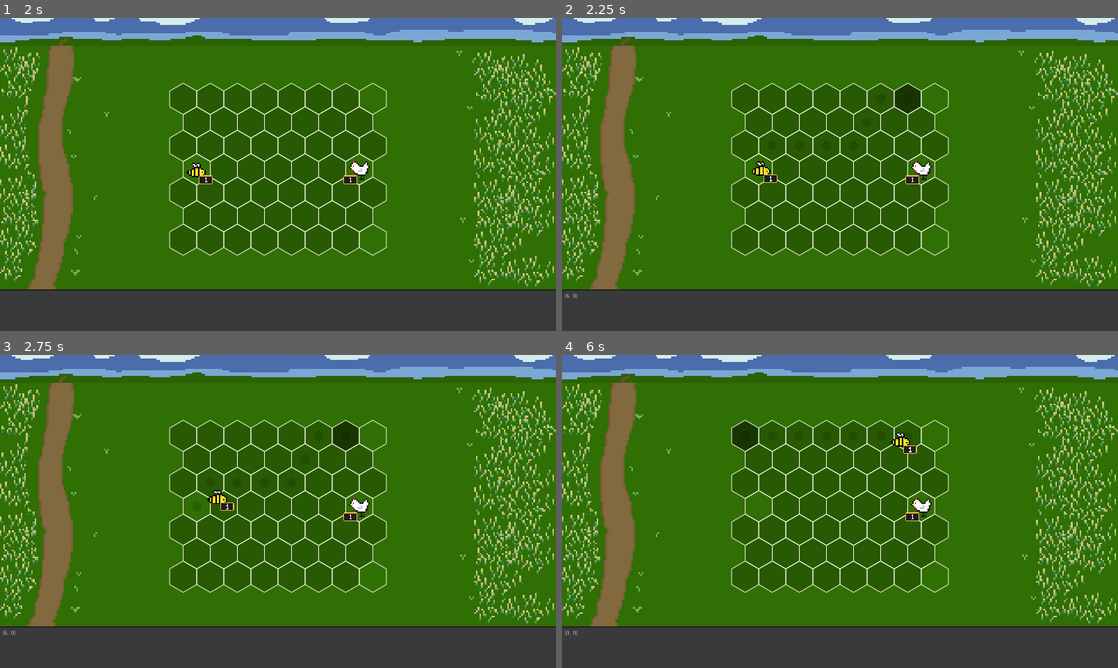
Above: before the commit, frames 1-4 (two rows, left to right).
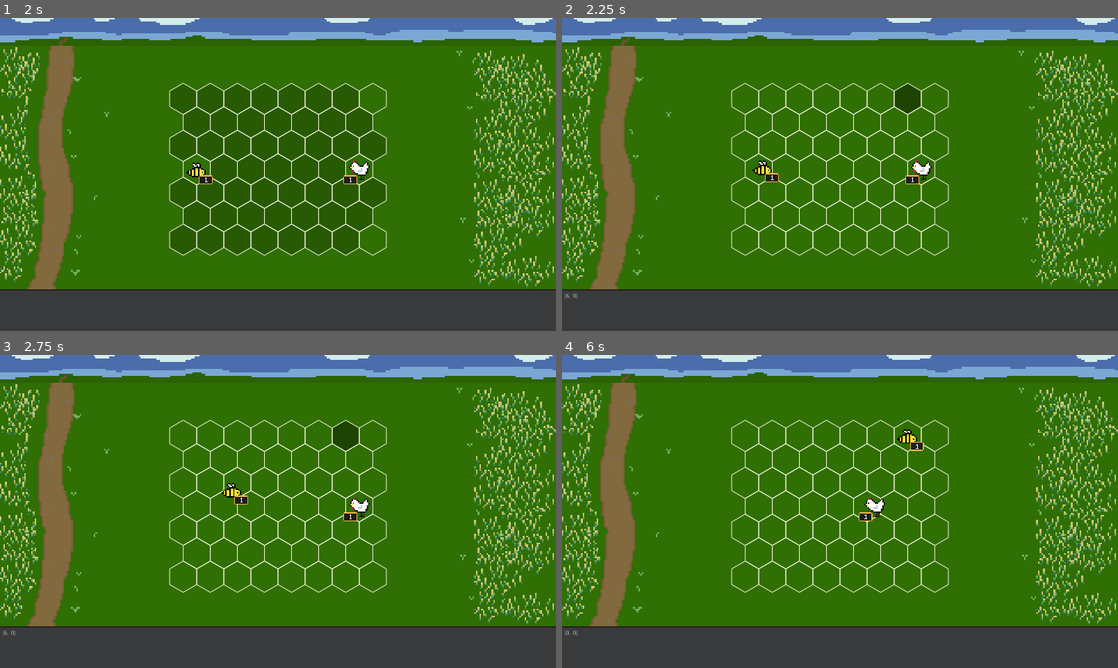
Above: after the commit, the same moments.

Repository: jerome-ceccato/HommLite
Game: Godot game, scene res://combat/CombatScene.tscn
Same seed, same stepped clock (60 frames per second), same inputs: the game is played once before the commit and once after it.
Inputs (mouse positions are in pixels of both pictures, inside the frame that each line leads up to):
- Up to frame 1 (2 s): tap Enter at 0.5 s; move the mouse to (77, 312) at 0.52 s; tap Shift at 0.6, 1.35 s; click (77, 312) at 0.67 s; tap Space at 1.25 s; move the mouse to (166, 190) at 1.27 s; click (166, 190) at 1.42 s
- Up to frame 2 (2.25 s): tap Enter at 2 s; move the mouse to (895, 105) at 2.02 s; tap Shift at 2.1 s; click (895, 105) at 2.17 s
- Up to frame 3 (2.75 s): no input
- Up to frame 4 (6 s): move the mouse to (812, 574) at 2.77 s; tap Shift every 0.75 s from 2.85 to 5.85 s; click (812, 574) at 2.92 s; move the mouse to (1006, 558) at 3.52 s; click (1006, 558) at 3.67 s; move the mouse to (673, 464) at 4.27 s; click (673, 464) at 4.42 s; move the mouse to (867, 511) at 5.02 s; click (867, 511) at 5.17 s; move the mouse to (756, 433) at 5.77 s; click (756, 433) at 5.92 s

Frame 1 is identical in both runs. In frame 2, 0.4% of the frame differs, in the area x 34-59%, y 24-53%; in frame 3, 0.6%; in frame 4, 1.2%, in the area x 30-67%, y 20-54%.

Commit message:
Proper state managment

Diff:
--- a/hommlite/combat/CombatScene.gd
+++ b/hommlite/combat/CombatScene.gd
@@ -37,13 +37,6 @@
 	for listener in [$Battle/BattleQueue]:
 		ui_events.connect("mouse_clicked", listener, "_on_UI_mouse_clicked")
 
-	for listener in [
-		$UI/CombatArea/Grid/ActiveStackMovementOverlay,
-		$UI/CombatArea/VisibleUnits,
-		$UI/CombatArea/Grid,
-		]:
-		battle_events.connect("active_stack_changed", listener, "_on_Battle_active_stack_changed")
-
 	for listener in [$UI/CombatArea]:
 		battle_events.connect("stack_moved", listener, "_on_Battle_stack_moved")
 		battle_events.connect("stack_damaged", listener, "_on_Battle_stack_damaged")
@@ -51,10 +44,13 @@
 
 	for listener in [
 		$UI/Dialogs,
+		$UI/Cursor,
 		$UI/CombatArea/Grid,
 		$UI/CombatArea/VisibleUnits,
+		$UI/CombatArea/Grid/ActionGridHover,
+		$UI/CombatArea/Grid/ActiveStackMovementOverlay,
 		]:
-		battle_events.connect("game_ended", listener, "_on_Battle_game_ended")
+		battle_events.connect("game_state_changed", listener, "_on_Battle_game_state_changed")
 
 	ui_events.connect("animation_finished", self, "_on_animation_finished")
 
--- a/hommlite/combat/CombatScene.tscn
+++ b/hommlite/combat/CombatScene.tscn
@@ -14,7 +14,7 @@
 [ext_resource path="res://combat/ui/grid/ActiveStackMovementOverlay.gd" type="Script" id=12]
 [ext_resource path="res://combat/logic/BattleGrid.gd" type="Script" id=13]
 [ext_resource path="res://combat/ui/grid/HexGrid.gd" type="Script" id=14]
-[ext_resource path="res://combat/logic/BattleState.gd" type="Script" id=15]
+[ext_resource path="res://combat/logic/BattleData.gd" type="Script" id=15]
 [ext_resource path="res://combat/logic/BattleEvents.gd" type="Script" id=16]
 [ext_resource path="res://combat/ui/UIEvents.gd" type="Script" id=17]
 [ext_resource path="res://combat/ui/CellLabel.gd" type="Script" id=18]
@@ -45,7 +45,7 @@
 [node name="BattleQueue" type="Node" parent="Battle"]
 script = ExtResource( 11 )
 
-[node name="BattleState" type="Node" parent="Battle"]
+[node name="BattleData" type="Node" parent="Battle"]
 script = ExtResource( 15 )
 
 [node name="UI" type="Node" parent="."]
--- a/hommlite/combat/logic/Battle.gd
+++ b/hommlite/combat/logic/Battle.gd
@@ -5,11 +5,17 @@
 # from a game perspective, not UI
 
 onready var events: BattleEvents = $BattleEvents
-onready var state: BattleState = $BattleState
+onready var data: BattleData = $BattleData
 onready var grid: BattleGrid = $BattleGrid
 onready var queue: BattleQueue = $BattleQueue
 
 
 func setup_battle(left: ArmyData, right: ArmyData):
-	state.setup(grid, left, right)
-	queue.setup(state, grid, events)
+	data.setup(grid, left, right)
+	queue.setup(data, grid, events)
+
+	data.connect("_battle_data_state_changed", self, "on_battle_data_state_changed")
+
+
+func on_battle_data_state_changed():
+	events.emit_signal("game_state_changed", self)
--- a/hommlite/combat/logic/BattleState.gd
+++ b/hommlite/combat/logic/BattleData.gd
@@ -1,10 +1,13 @@
-class_name BattleState
+class_name BattleData
 extends Node
+
+signal _battle_data_state_changed
 
 # Represents all the units in the battlefield
 # from a game perspective, not UI
 
 var _grid: BattleGrid
+var _events: BattleEvents
 
 # original army (data)
 var _left_army: ArmyData
@@ -13,8 +16,13 @@
 # current battle field stacks
 var _stacks: Dictionary # [BattleCoords.index: BattleStack]
 
-var combat_in_progress: bool
-var winner: bool
+enum State {
+	IN_PROGRESS,
+	WAITING_FOR_UI,
+	COMBAT_ENDED
+}
+var _state: int = State.IN_PROGRESS setget update_state, get_state
+
 
 func setup(grid: BattleGrid, left: ArmyData, right: ArmyData):
 	_grid = grid
@@ -24,7 +32,6 @@
 	var stack_id = 1
 	stack_id = _setup_stacks(left, false, stack_id)
 	stack_id = _setup_stacks(right, true, stack_id)
-	_check_winner()
 
 
 func all_stacks() -> Array:
@@ -61,6 +68,15 @@
 
 func reachable_coords(stack: BattleStack) -> Array: # [BattleCoords]
 	return _reachability(stack, stack.stack.unit.speed, null)
+
+
+func get_state():
+	return _state
+
+func update_state(new_value):
+	if _state != new_value:
+		_state = new_value
+		emit_signal("_battle_data_state_changed")
 
 
 func _reachability(source: BattleStack, distance: int, excluded: BattleCoords) -> Array:
@@ -112,16 +128,3 @@
 	var y = position + (_grid.rows - army_size) / 2
 	var x = 0 if !right else (_grid.cols - 1 if y % 2 else _grid.cols)
 	return BattleCoords.new(x, y)
-
-
-func _check_winner():
-	var stacks_count = {
-		BattleStack.Side.LEFT: 0,
-		BattleStack.Side.RIGHT: 0,
-	}
-
-	for stack in _stacks.values():
-		stacks_count[stack.side] += 1
-
-	combat_in_progress = stacks_count[BattleStack.Side.LEFT] > 0 and stacks_count[BattleStack.Side.RIGHT] > 0
-	winner = BattleStack.Side.LEFT if stacks_count[BattleStack.Side.LEFT] > 0 else BattleStack.Side.RIGHT
--- a/hommlite/combat/logic/BattleEvents.gd
+++ b/hommlite/combat/logic/BattleEvents.gd
@@ -1,14 +1,13 @@
 class_name BattleEvents
 extends Node
 
+# State update
+signal game_state_changed(battle) # Battle
+
 # UI feedback for combat loop
-signal active_stack_changed(stack) # BattleStack
 signal stack_moved(stack, movement) # BattleStack, BattleMovement
 signal stack_damaged(stack) # BattleStack
 signal stack_destroyed(stack) # BattleStack
 
-# End game
-signal game_ended(winner) # Side
-
-# general signal to resume logic when the UI is done with changes
+# General signal to resume logic when the UI is done with changes
 signal resume()
--- a/hommlite/combat/logic/BattleQueue.gd
+++ b/hommlite/combat/logic/BattleQueue.gd
@@ -3,27 +3,25 @@
 
 # Represents the turn order during the battle
 
-var _battle_state: BattleState
+var _data: BattleData
 var _grid: BattleGrid
 var _events: BattleEvents
 
 var _queue: Array # [BattleStack]
 var _q_index := 0
 
-var _event_locked = false
 
-
-func setup(battle_state: BattleState, grid: BattleGrid, events: BattleEvents):
-	_battle_state = battle_state
+func setup(battle_state: BattleData, grid: BattleGrid, events: BattleEvents):
+	_data = battle_state
 	_grid = grid
 	_events = events
 
-	_queue = _battle_state.all_stacks()
+	_queue = _data.all_stacks()
 	_queue.sort_custom(self, "sort_stacks")
 
 
 func run():
-	_events.emit_signal("active_stack_changed", _queue[_q_index])
+	_data.emit_signal("_battle_data_state_changed")
 
 
 func get_active_stack() -> BattleStack:
@@ -34,33 +32,30 @@
 	return stack.id == _queue[_q_index].id
 
 
-func _queue_lock() -> bool:
-	if _event_locked:
-		return false
-	_event_locked = true
-	return true
+func get_winner() -> bool:
+	# only relevant if the state is COMBAT_ENDED
+	return _data.all_stacks()[0].side
 
-
-func _queue_next():
-	_battle_state._check_winner()
-	if !_battle_state.combat_in_progress:
-		_events.emit_signal("game_ended", _battle_state.winner)
+func _update_state():
+	if _game_should_end():
+		_data.update_state(_data.State.COMBAT_ENDED)
 	else:
 		_q_index = _q_index + 1 if _q_index + 1 < _queue.size() else 0
-		_events.emit_signal("active_stack_changed", _queue[_q_index])
-		_event_locked = false
+		_data.update_state(_data.State.IN_PROGRESS)
 
 
 func _action_move(coords: BattleCoords):
 	var active_stack = _queue[_q_index]
-	var path = _battle_state.path_find(active_stack, coords)
+	var path = _data.path_find(active_stack, coords)
 	var movement = BattleMovement.new(path, active_stack.stack.unit.flying)
 
-	_battle_state.move_stack(active_stack, coords)
+	_data.move_stack(active_stack, coords)
+
+	_data.update_state(_data.State.WAITING_FOR_UI)
 	_events.emit_signal("stack_moved", active_stack, movement)
 	yield(_events, "resume")
 
-	_queue_next()
+	_update_state()
 
 
 func _action_attack(target: BattleStack, from: BattleCoords):
@@ -68,22 +63,27 @@
 	var previous_pos = active_stack.coordinates
 
 	if previous_pos.index != from.index:
-		var path = _battle_state.path_find(active_stack, from)
+		var path = _data.path_find(active_stack, from)
 		var movement = BattleMovement.new(path, active_stack.stack.unit.flying)
 
-		_battle_state.move_stack(active_stack, from)
+		_data.move_stack(active_stack, from)
+
+		_data.update_state(_data.State.WAITING_FOR_UI)
 		_events.emit_signal("stack_moved", active_stack, movement)
 		yield(_events, "resume")
 
-	if _battle_state.attack_stack(active_stack, target):
+	if _data.attack_stack(active_stack, target):
 		_remove_stack_from_queue(target)
+
+		_data.update_state(_data.State.WAITING_FOR_UI)
 		_events.emit_signal("stack_destroyed", target)
 		yield(_events, "resume")
 	else:
+		_data.update_state(_data.State.WAITING_FOR_UI)
 		_events.emit_signal("stack_damaged", target)
 		yield(_events, "resume")
 
-	_queue_next()
+	_update_state()
 
 
 func _remove_stack_from_queue(stack: BattleStack):
@@ -95,7 +95,7 @@
 
 
 func _on_UI_mouse_clicked(state: CursorState):
-	if !_battle_state.combat_in_progress or !_queue_lock():
+	if _data.get_state() != _data.State.IN_PROGRESS:
 		return
 
 	match state.action:
@@ -103,11 +103,22 @@
 			_action_move(state.hovered_cell_coords)
 		CursorState.Action.REACHABLE_STACK:
 			_action_attack(state.target_stack, state.hover_hex_cell.coords)
-		_:
-			_event_locked = false
 
 
 func sort_stacks(a: BattleStack, b: BattleStack) -> bool:
 	if a.stack.unit.initiative != b.stack.unit.initiative:
 		return a.stack.unit.initiative > b.stack.unit.initiative
 	return a.id < b.id
+
+
+func _game_should_end():
+	var stacks_count = {
+		BattleStack.Side.LEFT: 0,
+		BattleStack.Side.RIGHT: 0,
+	}
+
+	for stack in _data.all_stacks():
+		stacks_count[stack.side] += 1
+
+	var in_progress = stacks_count[BattleStack.Side.LEFT] > 0 and stacks_count[BattleStack.Side.RIGHT] > 0
+	return !in_progress
--- a/hommlite/combat/ui/Cursor.gd
+++ b/hommlite/combat/ui/Cursor.gd
@@ -12,12 +12,20 @@
 
 
 func _on_UI_mouse_moved(state: CursorState):
-	match state.action:
-		CursorState.Action.NONE:
-			Input.set_custom_mouse_cursor(null)
-		CursorState.Action.UNREACHABLE_CELL, CursorState.Action.UNREACHABLE_STACK:
-			Input.set_custom_mouse_cursor(_forbidden)
-		CursorState.Action.REACHABLE_CELL:
-			Input.set_custom_mouse_cursor(_move)
-		CursorState.Action.REACHABLE_STACK:
-			Input.set_custom_mouse_cursor(_attack)
+	if battle.data.get_state() == BattleData.State.IN_PROGRESS:
+		match state.action:
+			CursorState.Action.NONE:
+				Input.set_custom_mouse_cursor(null)
+			CursorState.Action.UNREACHABLE_CELL, CursorState.Action.UNREACHABLE_STACK:
+				Input.set_custom_mouse_cursor(_forbidden)
+			CursorState.Action.REACHABLE_CELL:
+				Input.set_custom_mouse_cursor(_move)
+			CursorState.Action.REACHABLE_STACK:
+				Input.set_custom_mouse_cursor(_attack)
+	else:
+		Input.set_custom_mouse_cursor(null)
+
+
+func _on_Battle_game_state_changed(battle: Battle):
+	if battle.data.get_state() != BattleData.State.IN_PROGRESS:
+		Input.set_custom_mouse_cursor(null)
--- a/hommlite/combat/ui/actions/CursorActionResolver.gd
+++ b/hommlite/combat/ui/actions/CursorActionResolver.gd
@@ -20,19 +20,19 @@
 
 	if coords != null:
 		_state.active_stack = battle.queue.get_active_stack()
-		_state.target_stack = battle.state.get_stack_at(coords)
+		_state.target_stack = battle.data.get_stack_at(coords)
 		_state.hover_hex_cell = hexgrid.get_cell_at_coords(coords)
 
 		if _state.target_stack != null:
 			var is_enemy = _state.target_stack.side != _state.active_stack.side
-			var can_attack = battle.state.can_attack(_state.active_stack, _state.target_stack)
+			var can_attack = battle.data.can_attack(_state.active_stack, _state.target_stack)
 			if is_enemy and can_attack:
 				_state.hover_hex_cell = _closest_reachable_cell(_state.target_stack)
 				_state.action = CursorState.Action.REACHABLE_STACK
 			else:
 				_state.action = CursorState.Action.UNREACHABLE_STACK
 		else:
-			if battle.state.can_reach(_state.active_stack, coords):
+			if battle.data.can_reach(_state.active_stack, coords):
 				_state.action = CursorState.Action.REACHABLE_CELL
 			else:
 				_state.action = CursorState.Action.UNREACHABLE_CELL
@@ -53,7 +53,7 @@
 	# TODO: this is wasteful
 	neighbors.sort_custom(self, "_sort_closest")
 	for coords in neighbors:
-		if coords.index == active_stack.coordinates.index or battle.state.can_reach(active_stack, coords):
+		if coords.index == active_stack.coordinates.index or battle.data.can_reach(active_stack, coords):
 			return hexgrid.get_cell_at_coords(coords)
 
 	return null
--- a/hommlite/combat/ui/dialogs/Dialogs.gd
+++ b/hommlite/combat/ui/dialogs/Dialogs.gd
@@ -7,11 +7,12 @@
 	_end_screen.visible = false
 
 
-func _on_Battle_game_ended(winner_side: bool):
-	_end_screen.visible = true
-	Input.set_custom_mouse_cursor(null)
+func _on_Battle_game_state_changed(battle: Battle):
+	if battle.data.get_state() == BattleData.State.COMBAT_ENDED:
+		_end_screen.visible = true
+		Input.set_custom_mouse_cursor(null)
 
-	if winner_side == BattleStack.Side.LEFT:
-		_end_screen_label.text = "Victory!"
-	else:
-		_end_screen_label.text = "Defeat!"
+		if battle.queue.get_winner() == BattleStack.Side.LEFT:
+			_end_screen_label.text = "Victory!"
+		else:
+			_end_screen_label.text = "Defeat!"
--- a/hommlite/combat/ui/grid/ActionGridHover.gd
+++ b/hommlite/combat/ui/grid/ActionGridHover.gd
@@ -15,10 +15,11 @@
 
 
 func _draw():
-	if _hovered_path != null:
-		for coords in _hovered_path:
-			var cell = hexgrid.get_cell_at_coords(coords)
-			draw_polygon(cell.make_points_size(12), [path_color])
+	if battle.data.get_state() == BattleData.State.IN_PROGRESS:
+		if _hovered_path != null:
+			for coords in _hovered_path:
+				var cell = hexgrid.get_cell_at_coords(coords)
+				draw_polygon(cell.make_points_size(12), [path_color])
 
 	if _hovered_cell != null:
 		draw_polygon(_hovered_cell.points, [hover_color])
@@ -31,5 +32,9 @@
 			_hovered_path = null
 		CursorState.Action.REACHABLE_CELL, CursorState.Action.REACHABLE_STACK:
 			_hovered_cell = state.hover_hex_cell
-			_hovered_path = battle.state.path_find(state.active_stack, _hovered_cell.coords)
+			_hovered_path = battle.data.path_find(state.active_stack, _hovered_cell.coords)
 	update()
+
+
+func _on_Battle_game_state_changed(battle: Battle):
+	update()
--- a/hommlite/combat/ui/grid/ActiveStackMovementOverlay.gd
+++ b/hommlite/combat/ui/grid/ActiveStackMovementOverlay.gd
@@ -7,5 +7,9 @@
 	draw_polygon(cell.points, [overlayed_color])
 
 
-func _on_Battle_active_stack_changed(stack: BattleStack):
-	update_overlay(stack)
+func _on_Battle_game_state_changed(battle: Battle):
+	match battle.data.get_state():
+		BattleData.State.IN_PROGRESS:
+			update_overlay(battle.queue.get_active_stack())
+		_:
+			update_overlay(null)
--- a/hommlite/combat/ui/grid/Grid.gd
+++ b/hommlite/combat/ui/grid/Grid.gd
@@ -26,19 +26,17 @@
 	active_stack_overlay.setup(hexgrid, battle)
 
 
-func _on_Battle_active_stack_changed(stack: BattleStack):
-	events.emit_signal("mouse_moved", _get_current_state())
-
-func _on_Battle_game_ended(winner_side: bool):
-	hover.visible = false
-	active_stack_overlay.visible = false
-	movement_overlay.visible = false
+func _on_Battle_game_state_changed(battle: Battle):
+	match battle.data.get_state():
+		BattleData.State.IN_PROGRESS:
+			events.emit_signal("mouse_moved", _get_current_state())
+		BattleData.State.COMBAT_ENDED:
+			hover.visible = false
+			active_stack_overlay.visible = false
+			movement_overlay.visible = false
 
 
 func _input(event):
-	if !battle.state.combat_in_progress:
-		return
-
 	if event is InputEventMouseButton:
 		if event.pressed and event.button_index == BUTTON_LEFT:
 			events.emit_signal("mouse_clicked", _get_current_state())
--- a/hommlite/combat/ui/grid/GridOverlayBase.gd
+++ b/hommlite/combat/ui/grid/GridOverlayBase.gd
@@ -28,7 +28,7 @@
 
 func _cells_for_stack(stack: BattleStack) -> Array:
 	if stack != null:
-		var coords = battle.state.reachable_coords(stack)
+		var coords = battle.data.reachable_coords(stack)
 		var cells = []
 		for coord in coords:
 			var maybe_cell = hexgrid.get_cell_at_coords(coord)
--- a/hommlite/combat/ui/stacks/StackContainer.gd
+++ b/hommlite/combat/ui/stacks/StackContainer.gd
@@ -6,7 +6,7 @@
 onready var _stack_count_container: Sprite = $StackCount
 onready var _stack_count_label: Label = $StackCount/Label
 
-const MOVE_ANIMATION_BASE_TIME = 0.5
+const MOVE_ANIMATION_BASE_TIME = 0.3
 
 var stack: BattleStack
 
--- a/hommlite/combat/ui/stacks/VisibleUnits.gd
+++ b/hommlite/combat/ui/stacks/VisibleUnits.gd
@@ -10,7 +10,7 @@
 	self.battle = battle
 
 	containers = []
-	for battle_stack in battle.state.all_stacks():
+	for battle_stack in battle.data.all_stacks():
 		containers.append(_load_sprite(battle_stack))
 
 
@@ -42,14 +42,16 @@
 	return 0.0
 
 
-func _on_Battle_game_ended(winner_side: bool):
-	if active_container != null:
-		active_container.set_active(false)
-		active_container = null
-
-
-func _on_Battle_active_stack_changed(stack: BattleStack):
-	_update_active_stack(stack)
+func _on_Battle_game_state_changed(battle: Battle):
+	match battle.data.get_state():
+		BattleData.State.IN_PROGRESS:
+			_update_active_stack(battle.queue.get_active_stack())
+		BattleData.State.WAITING_FOR_UI:
+			_update_active_stack(null)
+		BattleData.State.COMBAT_ENDED:
+			if active_container != null:
+				active_container.set_active(false)
+				active_container = null
 
 
 func _update_active_stack(battle_stack: BattleStack):
@@ -57,7 +59,7 @@
 		active_container.set_active(false)
 		active_container = null
 
-	var container = _container_for_bstack(battle_stack)
+	var container = _container_for_bstack(battle_stack) if  battle_stack else null
 	if container != null:
 		container.set_active(true)
 		active_container = container
--- a/hommlite/project.godot
+++ b/hommlite/project.godot
@@ -25,6 +25,11 @@
 "path": "res://combat/logic/BattleCoords.gd"
 }, {
 "base": "Node",
+"class": "BattleData",
+"language": "GDScript",
+"path": "res://combat/logic/BattleData.gd"
+}, {
+"base": "Node",
 "class": "BattleEvents",
 "language": "GDScript",
 "path": "res://combat/logic/BattleEvents.gd"
@@ -48,11 +53,6 @@
 "class": "BattleStack",
 "language": "GDScript",
 "path": "res://combat/logic/BattleStack.gd"
-}, {
-"base": "Node",
-"class": "BattleState",
-"language": "GDScript",
-"path": "res://combat/logic/BattleState.gd"
 }, {
 "base": "Node",
 "class": "CursorActionResolver",
@@ -113,12 +113,12 @@
 "ArmyData": "",
 "Battle": "",
 "BattleCoords": "",
+"BattleData": "",
 "BattleEvents": "",
 "BattleGrid": "",
 "BattleMovement": "",
 "BattleQueue": "",
 "BattleStack": "",
-"BattleState": "",
 "CursorActionResolver": "",
 "CursorState": "",
 "GridOverlayBase": "",
